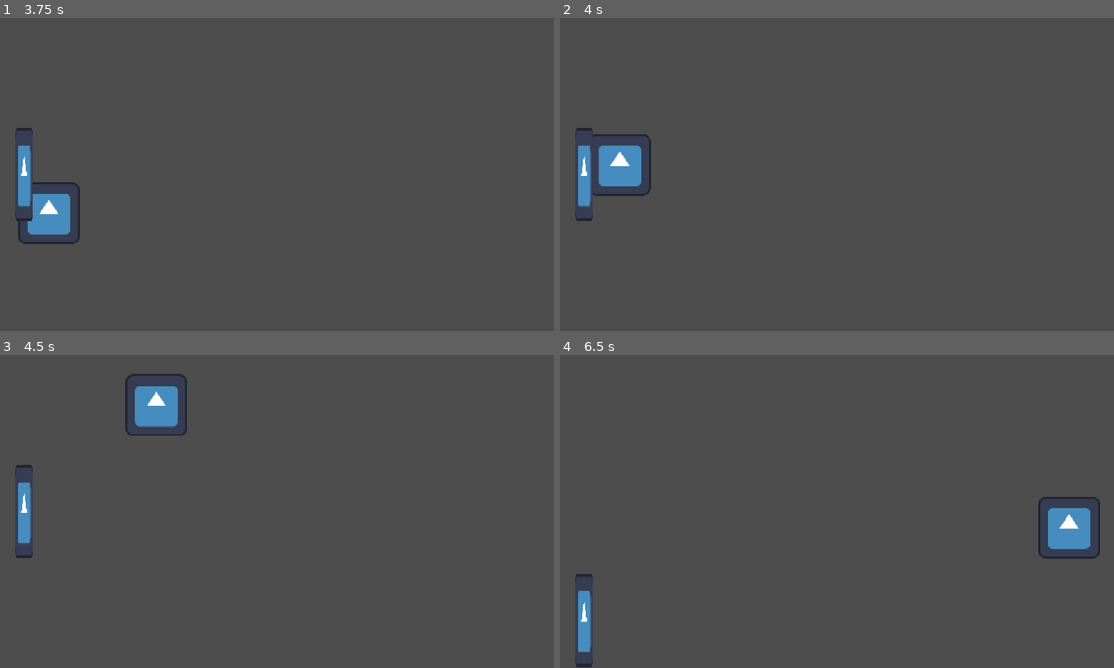
Above: before the commit, frames 1-4 (two rows, left to right).
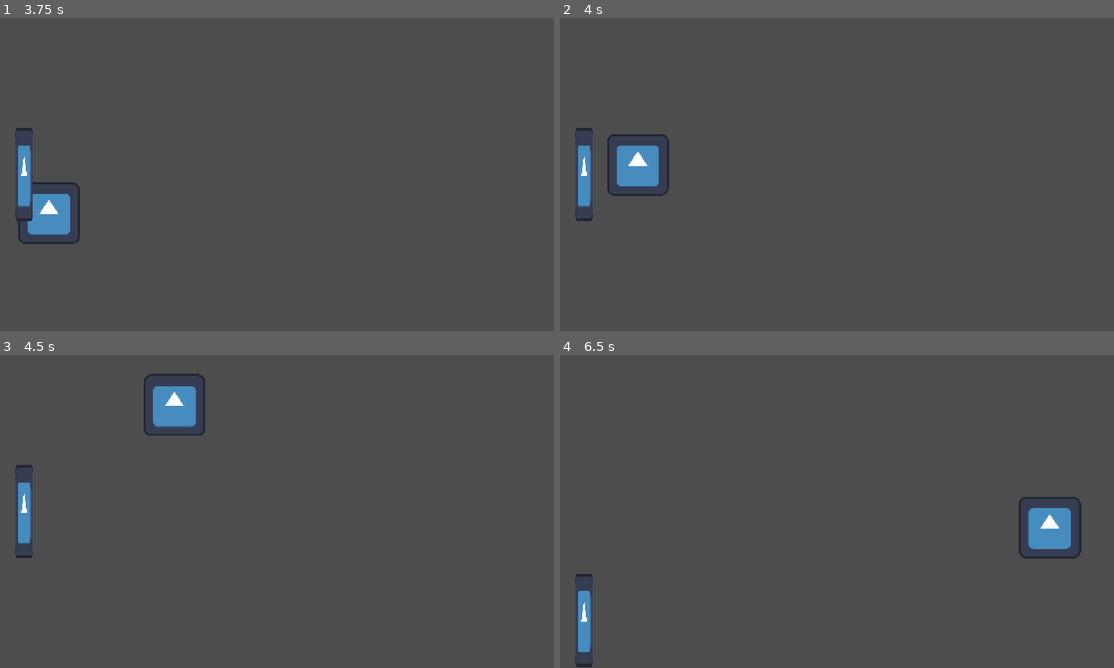
Above: after the commit, the same moments.

Repository: TheOrenday/godot-gamedev.
Game: Godot game, scene res://pong.tscn
The game is run twice, just before and just after one commit, with the same random seed, the same clock (stepped at 60 frames per second) and the same inputs. This scene is started directly instead of the project's main scene. The engine's default icon, where the game draws it, is replaced by a stand-in: a white triangle on a blue panel in a dark square.
Inputs:
- Up to frame 1 (3.75 s): hold Right (ui_right) 0.53-1.28 s; hold Down (ui_down) 1.28-2.03 s; hold Right (ui_right) 2.03-2.78 s; hold Up (ui_up) 2.78-3.53 s; hold Left (ui_left) from 3.53 s (still down)
- Up to frame 2 (4 s): keep holding Left (ui_left)
- Up to frame 3 (4.5 s): keep holding Left (ui_left)
- Up to frame 4 (6.5 s): release Left (ui_left) at 5.03 s; hold Down (ui_down) 5.03-5.78 s; hold Right (ui_right) from 5.78 s (still down)

Frame 1 is identical in both runs. In frame 2, 1.2% of the frame differs, in the area x 5-20%, y 37-57%; in frame 3, 1.3%; in frame 4, 1.4%, in the area x 82-98%, y 45-66%.

Commit message:
Add ball bounce off paddle

Diff:
--- a/ball.gd
+++ b/ball.gd
@@ -20,3 +20,8 @@
 	if position.x >= 1088:
 		position.x = 1088
 		direction.x *= -1
+
+
+func _on_area_entered(area: Area2D) -> void:
+	if area.is_in_group("paddle"):
+		direction.x = abs(direction.x)
--- a/pong.tscn
+++ b/pong.tscn
@@ -22,7 +22,7 @@
 [node name="CollisionShape2D" type="CollisionShape2D" parent="ball" unique_id=1211535927]
 shape = SubResource("CircleShape2D_3nda5")
 
-[node name="paddle" type="Area2D" parent="." unique_id=1370018286]
+[node name="paddle" type="Area2D" parent="." unique_id=1370018286 groups=["paddle"]]
 position = Vector2(50, 324)
 scale = Vector2(0.3, 1.5)
 script = ExtResource("3_pkvn5")
@@ -33,3 +33,5 @@
 
 [node name="CollisionShape2D" type="CollisionShape2D" parent="paddle" unique_id=102831982]
 shape = SubResource("RectangleShape2D_tbcmv")
+
+[connection signal="area_entered" from="ball" to="ball" method="_on_area_entered"]
